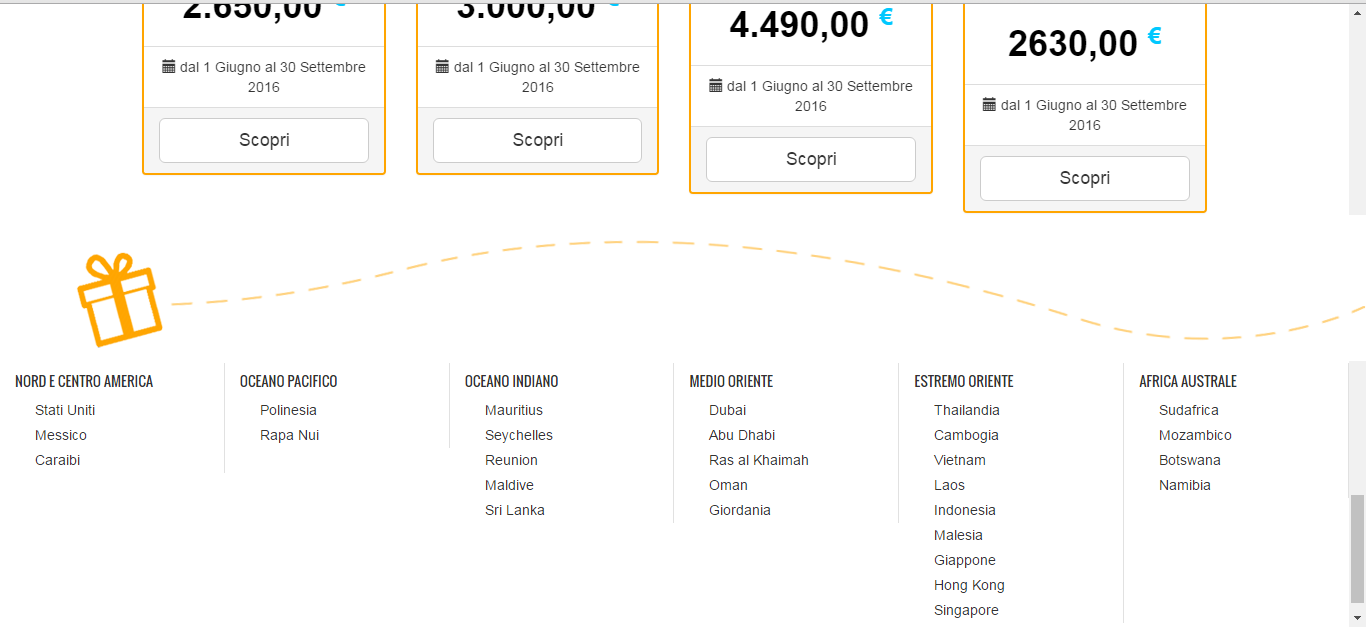
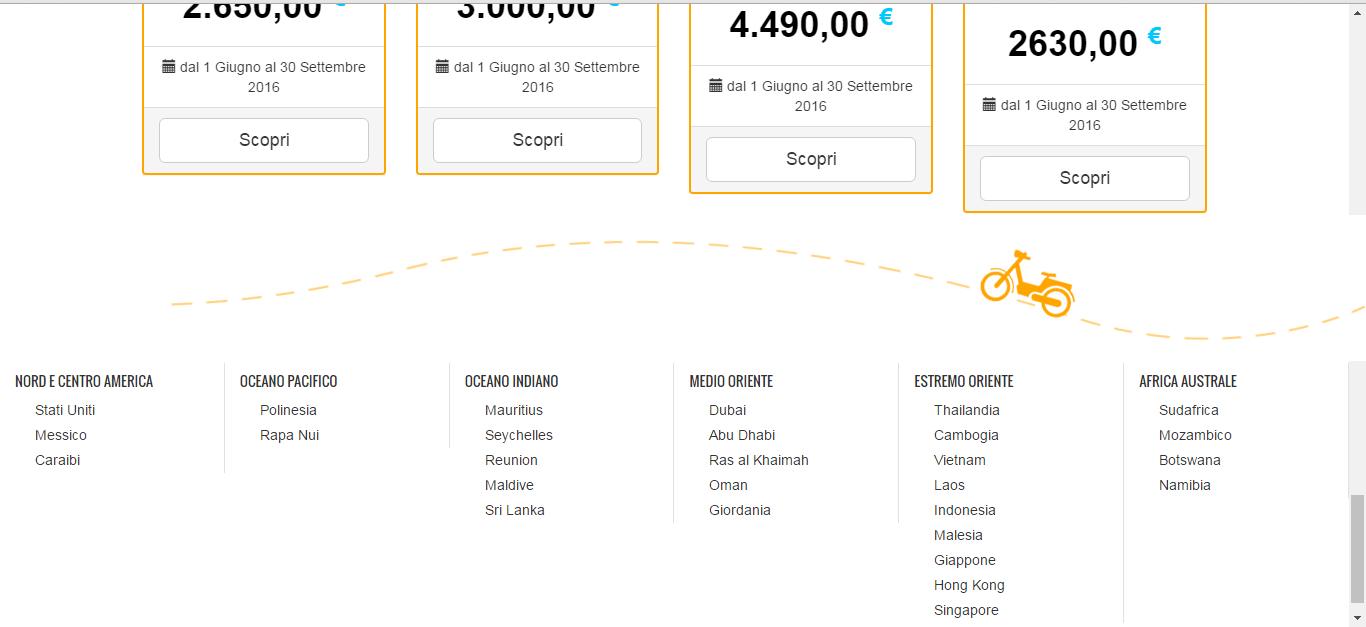
Layers edited between the first and the second 1366 × 627 image:
hid "Livello 8" over [76, 252, 163, 348]
showed "Livello 14" over [980, 249, 1076, 318]
